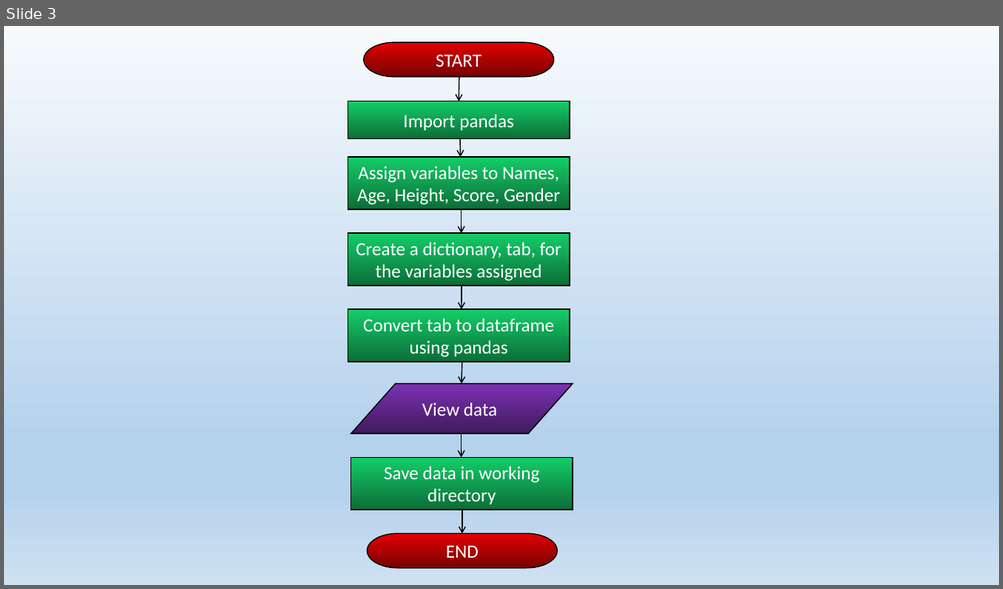
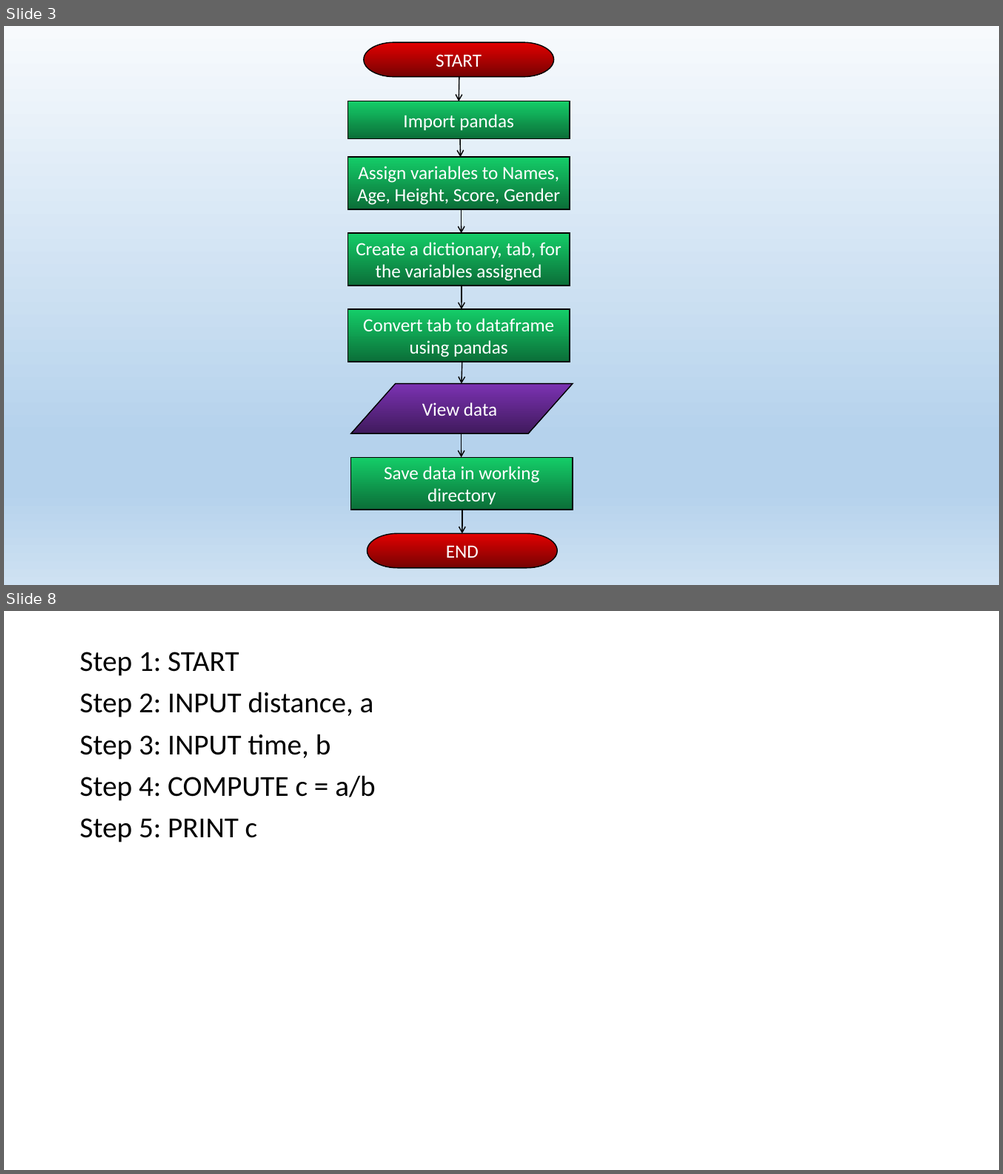
Before and after one commit to ciscollie/francisCSC102, a slide deck: Algorithm for students 27_4_21.pptx. Shown one above the other, each under a label of ours: slide 3 before the commit, slides 3 and 8 after it; the slides between them are not shown. The pictures are 1003x589 and 1003x1174 pixels, drawn with LibreOffice and Linux fonts; fonts in the diff are those of the drawing. Boxes give left, top, right and bottom in pixels: in the first picture for what was removed or moved away, otherwise in the second. Text is boxed around its words. In the diff, an @@ line names an element or a change of style, - is before the commit and + after.

```diff
--- a/Algorithm for students 27_4_21.pptx
+++ b/Algorithm for students 27_4_21.pptx
@@ slide 8 added at (4,611,999,1170), background #FFFFFF @@
@@ text added at (79,652,375,843), 28 pt, text #000000 @@
+Step 1: START
+Step 2: INPUT distance, a
+Step 3: INPUT time, b
+Step 4: COMPUTE c = a/b
+Step 5: PRINT c
```
Also in this commit, not shown: 5 other slides added, 3 other files.
